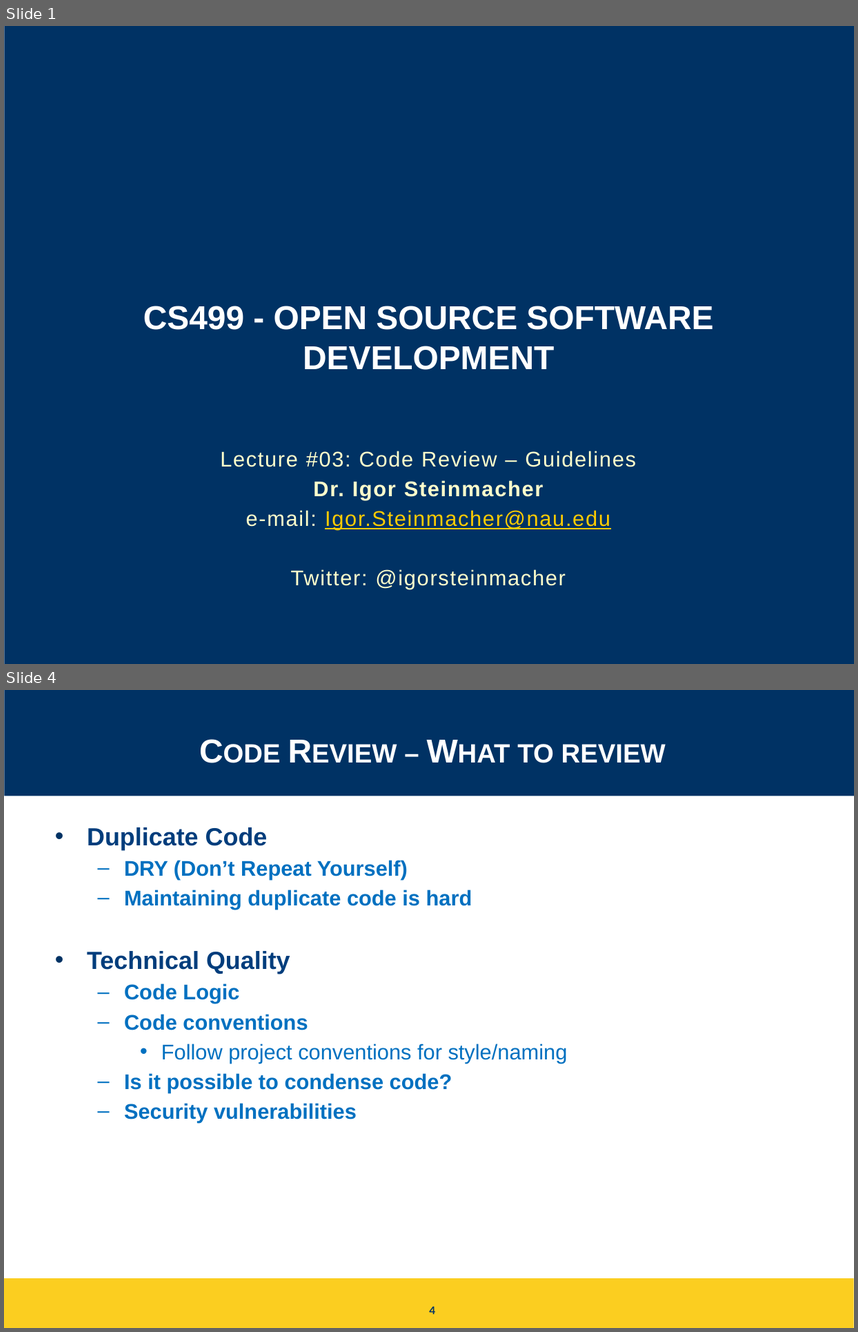
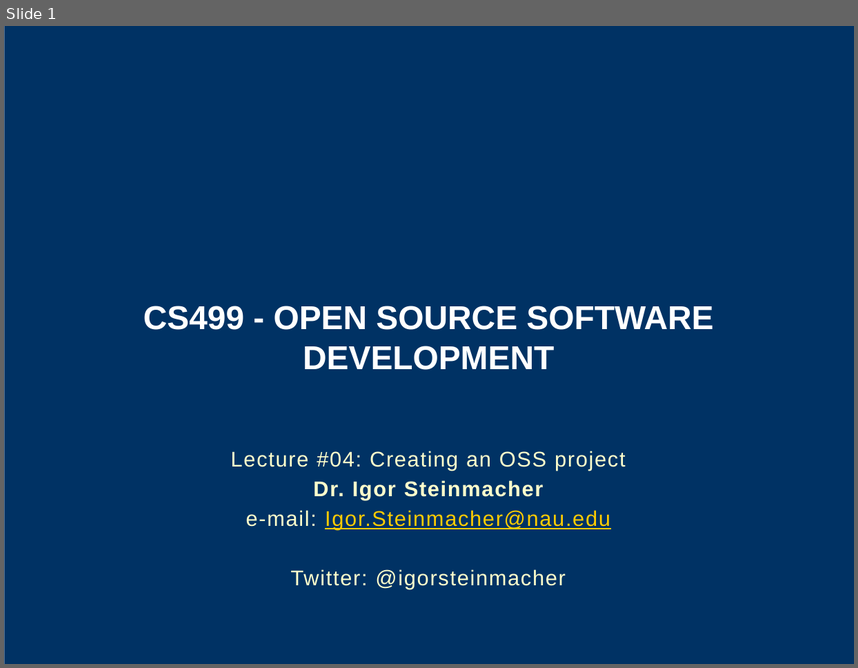
Before and after one commit to igorsteinmacher/SL-UTFPR-2021, a slide deck: notes/Lecture_05.pptx. Shown one above the other, each under a label of ours: slides 1 and 4 before the commit, slide 1 after it; the slides between them are not shown. The pictures are 858x1332 and 858x668 pixels, drawn with LibreOffice and Linux fonts; fonts in the diff are those of the drawing; background and template pictures are left out. Boxes give left, top, right and bottom in pixels: in the first picture for what was removed or moved away, otherwise in the second. Text is boxed around its words. In the diff, an @@ line names an element or a change of style, - is before the commit and + after.

Commit message:
Adding Lecture about creating an OSS proj

```diff
--- a/notes/Lecture_05.pptx
+++ b/notes/Lecture_05.pptx
@@ slide 4 removed at <box>4,690,854,1328</box>, background #FFFFFF @@
@@ rectangle removed at <box>4,690,854,796</box> @@
@@ title removed at <box>517,744,666,763</box> @@
-Code Review – What to review
@@ rectangle removed at <box>4,797,854,834</box> @@
@@ text removed at <box>87,827,568,1123</box> @@
-• Duplicate Code
-  – DRY (Don’t Repeat Yourself)
-  – Maintaining duplicate code is hard
-• Technical Quality
-  – Code Logic
-  – Code conventions
-    • Follow project conventions for style/naming
-  – Is it possible to condense code?
-  – Security vulnerabilities
@@ rectangle removed at <box>4,1279,854,1328</box> @@
@@ page number removed at <box>429,1305,435,1314</box> @@
-4
@@ slide 1 changed as well @@
@@ subtitle at <box>231,450,625,470</box>: text changed @@
-Lecture #03: Code Review – Guidelines
+Lecture #04: Creating an OSS project
```
Also in this commit, not shown: 5 other slides changed, 16 slides added, 3 other slides removed, 1 other file.
